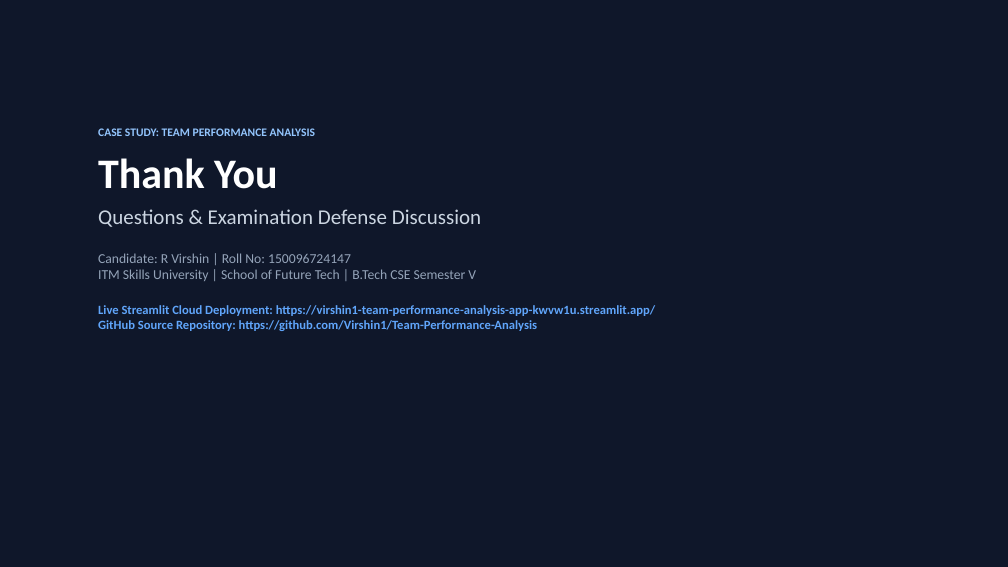
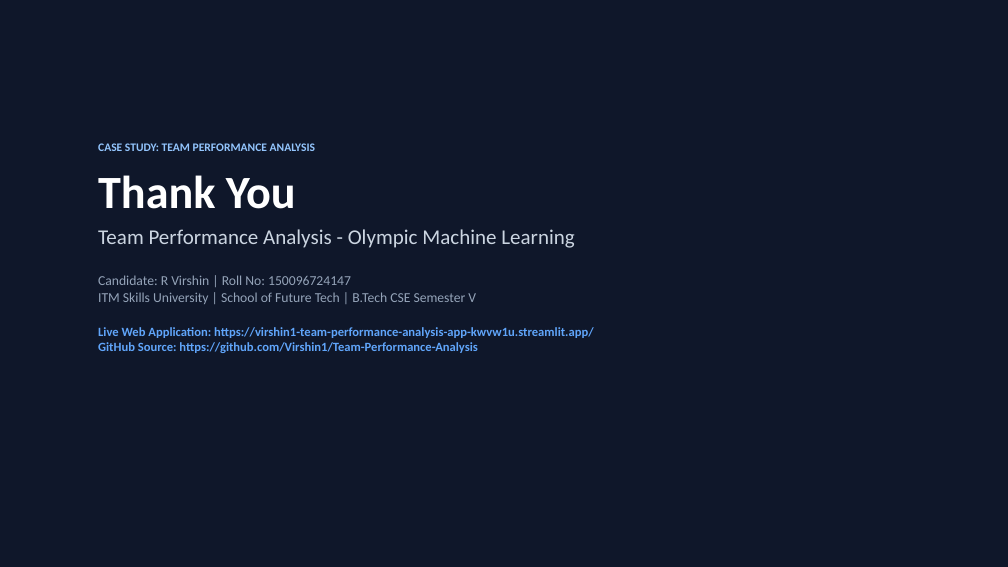
Before and after one commit to Virshin1/Team-Performance-Analysis, a slide deck: slide 12 of Olympic_Team_Performance_Presentation.pptx. Drawn at 1008x567 pixels with LibreOffice and Linux fonts; fonts in the diff are those of the drawing. Boxes give left, top, right and bottom in pixels: in the first picture for what was removed or moved away, otherwise in the second. Text is boxed around its words. In the diff, an @@ line names an element or a change of style, - is before the commit and + after.

Commit message:
Eliminate white box shape fills from presentation and remove examination defense wording from all deliverables

```diff
--- a/Olympic_Team_Performance_Presentation.pptx
+++ b/Olympic_Team_Performance_Presentation.pptx
@@ text "CASE STUDY: TEAM PERFORMANCE ANALYSIS": place and size @@
-text "CASE STUDY: TEAM PERFORMANCE ANALYSIS" at [98, 128, 656, 331]
+text "CASE STUDY: TEAM PERFORMANCE ANALYSIS" at [98, 143, 594, 353]
@@ text at [98, 175, 476, 304]: size 40 to 44 pt in "Thank You"; more space between paragraphs @@
@@ text at [98, 229, 574, 248]: text changed @@
-Questions & Examination Defense Discussion
+Team Performance Analysis - Olympic Machine Learning
@@ text at [98, 327, 594, 353]: text changed @@
-Live Streamlit Cloud Deployment: https://virshin1-team-performance-analysis-app-kwvw1u.streamlit.app/
-GitHub Source Repository: https://github.com/Virshin1/Team-Performance-Analysis
+Live Web Application: https://virshin1-team-performance-analysis-app-kwvw1u.streamlit.app/
+GitHub Source: https://github.com/Virshin1/Team-Performance-Analysis
```
Also in this commit, not shown: 11 other slides changed, 1 other file.
